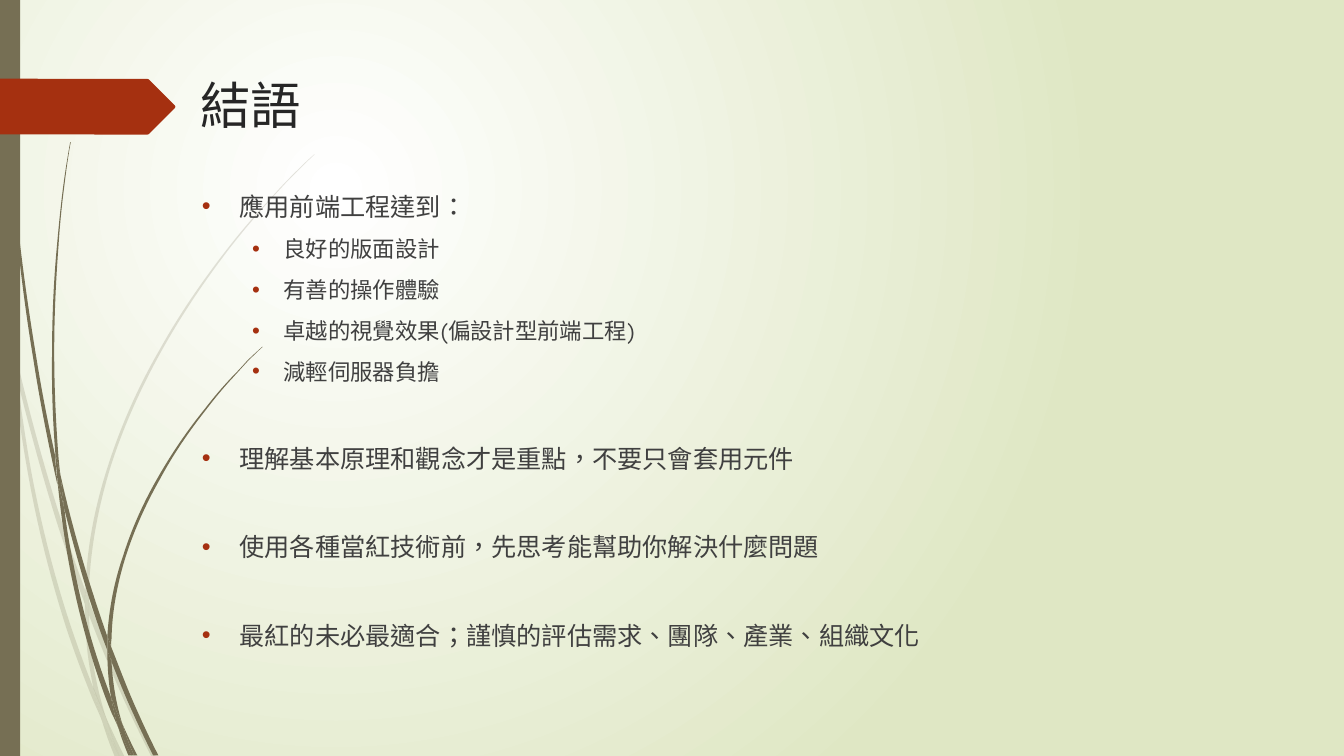
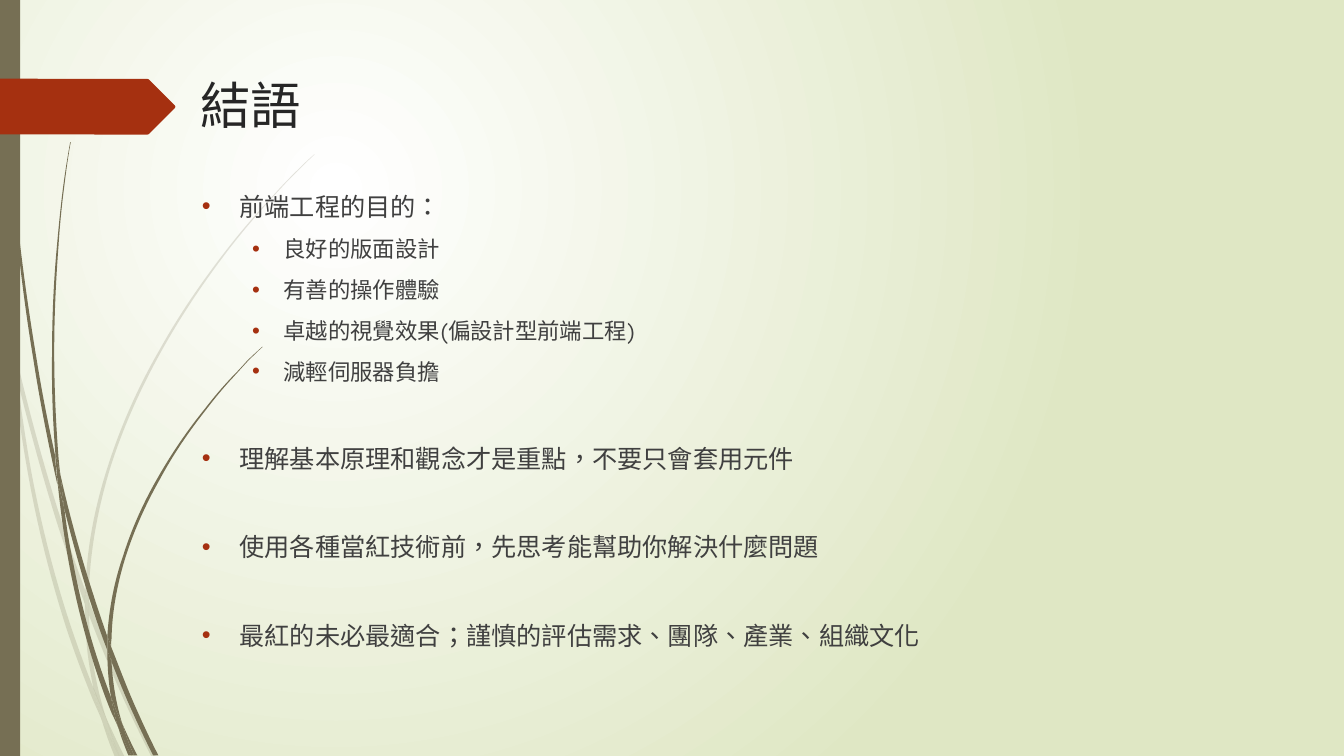
Before and after one commit to LezardYeh/f2e-ccu-speech, a slide deck: slide 40 of f2e.pptx. Drawn at 1344x756 pixels with LibreOffice and Linux fonts; fonts in the diff are those of the drawing. Boxes give left, top, right and bottom in pixels: in the first picture for what was removed or moved away, otherwise in the second. Text is boxed around its words. In the diff, an @@ line names an element or a change of style, - is before the commit and + after.

```diff
--- a/f2e.pptx
+++ b/f2e.pptx
@@ text at bbox=[240, 195, 442, 218]: text changed @@
-• 應用前端工程達到：
+• 前端工程的目的：
```
Also in this commit, not shown: 2 other slides changed.
